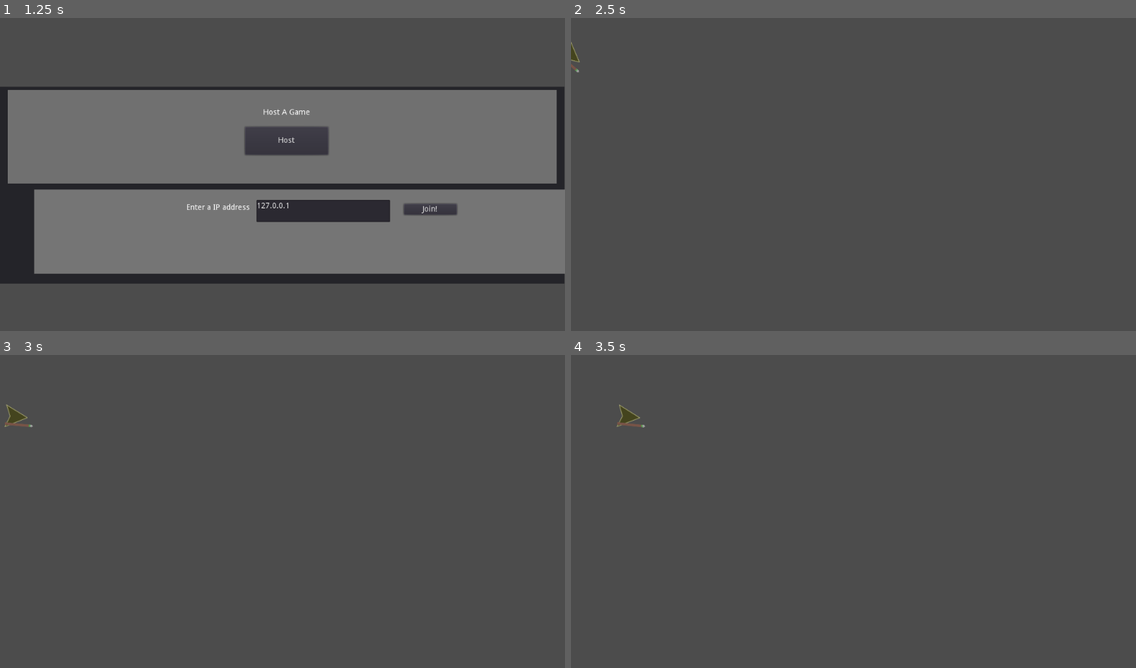
Above: before the commit, frames 1-4 (two rows, left to right).
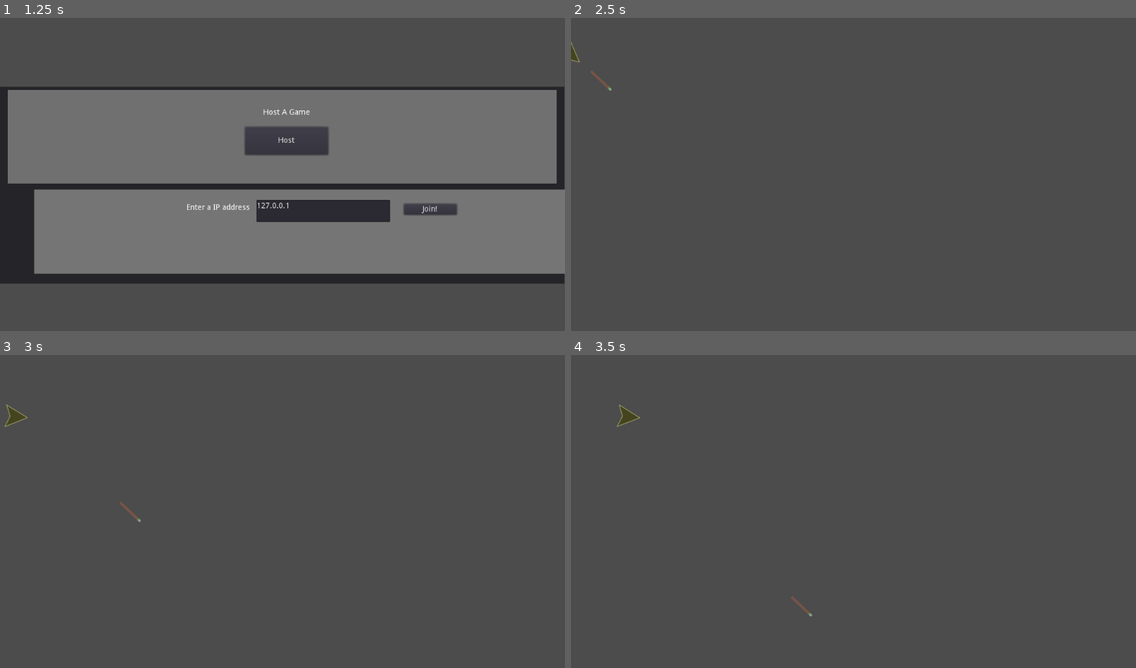
Above: after the commit, the same moments.

Repository: Schwarcraft/DreamGame
Game: Godot game, scene res://Source/Lobby.tscn
Two runs of this game, one before a commit and one after it. Both use one fixed random seed, a clock stepped at 60 frames per second and the inputs below. This scene is started directly instead of the project's main scene.
Inputs (mouse positions are in pixels of both pictures, inside the frame that each line leads up to):
- Up to frame 1 (1.25 s): tap Enter at 0.5 s; move the mouse to (406, 165) at 0.52 s; hold D (move_right) from 0.53 s (still down); tap E (equip) at 0.6 s; click (406, 165) at 0.8 s
- Up to frame 2 (2.5 s): release D (move_right) at 1.25 s; click "Host" at 1.25 s; tap Space at 2 s; move the mouse to (740, 199) at 2.02 s; hold S (move_down) from 2.03 s (still down); click (740, 199) at 2.1 s; right-click (740, 199) at 2.3 s
- Up to frame 3 (3 s): tap Enter at 2.75 s; move the mouse to (339, 448) at 2.77 s; release S (move_down) at 2.78 s; hold D (move_right) from 2.78 s (still down); right-click (339, 448) at 2.85 s
- Up to frame 4 (3.5 s): keep holding D (move_right); tap E (equip) at 3.05 s

Frame 1 is identical in both runs. In frame 2, less than 0.1% of the frame differs, in the area x 0-8%, y 14-24%; in frame 3, less than 0.1%, in the area x 0-25%, y 21-54%; in frame 4, less than 0.1%.

Commit message:
Spear Projectile
Added spear projectile scene and code to instantiate. No damage or networking yet.

Diff:
--- a/Source/Lobby.gd
+++ b/Source/Lobby.gd
@@ -4,7 +4,7 @@
 # var a = 2
 # var b = "text"
 
-# Called when the node enters the scene tree for the first time.
+# Called when the node enters the se for the first time.
 func _ready():
 	pass # Replace with function body.
 
--- a/Source/Ship.tscn
+++ b/Source/Ship.tscn
@@ -68,12 +68,13 @@
 anims/Spear_Attack = SubResource( 3 )
 
 [node name="Spear" type="Area2D" parent="."]
+collision_layer = 4
 script = ExtResource( 3 )
 
 [node name="Spear_tex" type="Sprite" parent="Spear"]
-position = Vector2( 5, 19.458 )
+position = Vector2( 5, 20 )
 rotation = 1.5708
-scale = Vector2( 0.638633, 0.638633 )
+scale = Vector2( 0.64, 0.64 )
 texture = ExtResource( 4 )
 
 [node name="Spear_Collider" type="CollisionShape2D" parent="Spear"]
--- /dev/null
+++ b/Source/Spear_Projectile.gd
@@ -0,0 +1,9 @@
+extends KinematicBody2D
+
+var velocity = Vector2()
+var speed = 500
+
+
+func _physics_process(delta):
+	velocity = Vector2(speed, 0).rotated(rotation)
+	velocity = move_and_slide(velocity)
--- /dev/null
+++ b/Source/Spear_Projectile.tscn
@@ -0,0 +1,20 @@
+[gd_scene load_steps=4 format=2]
+
+[ext_resource path="res://Source/Spear_Projectile.gd" type="Script" id=1]
+[ext_resource path="res://Images/Spear.png" type="Texture" id=2]
+
+[sub_resource type="CircleShape2D" id=1]
+radius = 5.23609
+
+[node name="Spear_Projectile" type="KinematicBody2D"]
+script = ExtResource( 1 )
+
+[node name="Sprite" type="Sprite" parent="."]
+position = Vector2( 5, 20 )
+rotation = 1.5708
+scale = Vector2( 0.64, 0.64 )
+texture = ExtResource( 2 )
+
+[node name="CollisionShape2D" type="CollisionShape2D" parent="."]
+position = Vector2( 27.3129, 15.0796 )
+shape = SubResource( 1 )
--- a/Source/Spear_Script.gd
+++ b/Source/Spear_Script.gd
@@ -1,16 +1,24 @@
 extends Area2D
 export var Damage = 25
 
-# Declare member variables here. Examples:
-# var a = 2
-# var b = "text"
-var slave_position = Vector2()
-var slave_rotation = 0
+onready var spear_projectile_scene = preload("res://Source/Spear_Projectile.tscn")
+
 # Called when the node enters the scene tree for the first time.
 func _process(delta):
 	if is_network_master():
+
+		#-----Standard Attack-----
+		if Input.is_action_just_pressed("left_click"):
+			rpc('_Animate')
+
+		#-----Thrown Attack-----
 		if Input.is_action_just_pressed("right_click"):
-			rpc('_Animate')
+			var ship_node = get_parent()
+			ship_node._unequip(1)
+			var projectile = spear_projectile_scene.instance()
+			projectile.position=ship_node.position
+			projectile.rotation=ship_node.rotation
+			get_tree().get_root().add_child(projectile)
 
 sync func _Animate():
 	get_node("../AnimationPlayer").play("Spear_Attack")
